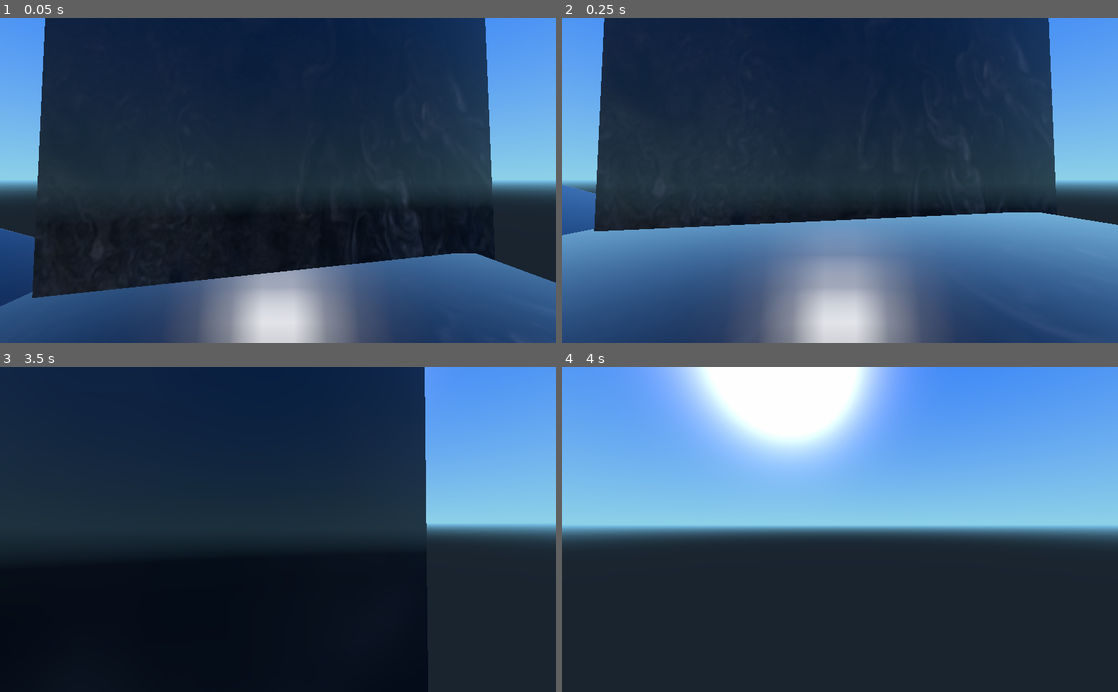
Above: before the commit, frames 1-4 (two rows, left to right).
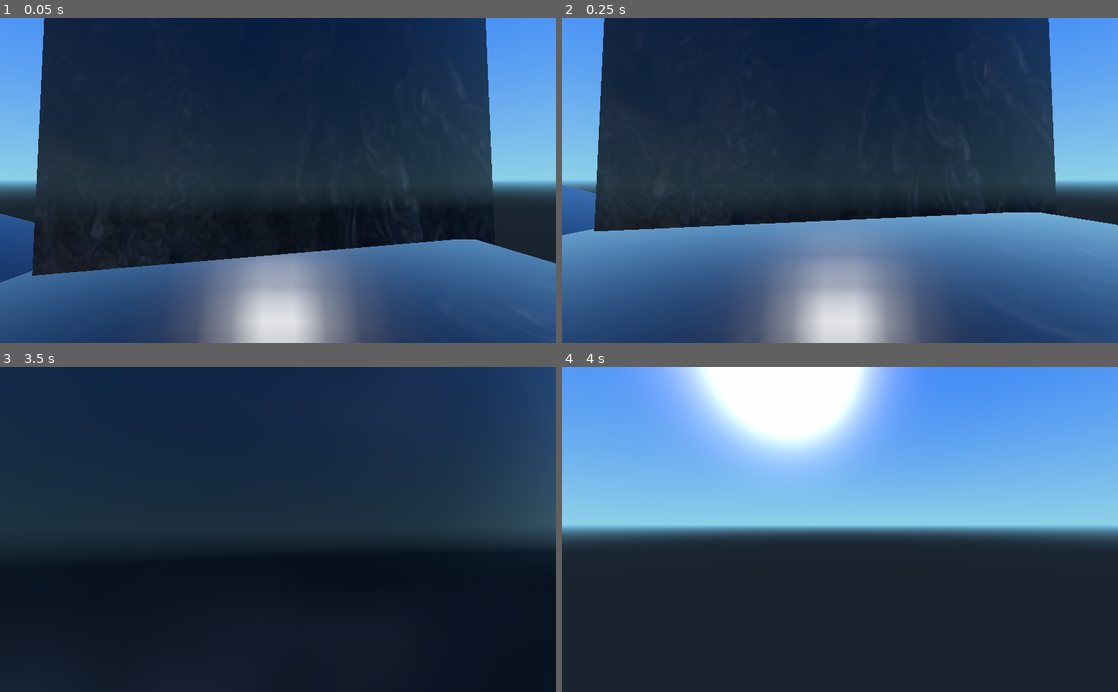
Above: after the commit, the same moments.

Repository: hashalon/Medieval
Game: Godot game, scene res://base.tscn
Same seed, same stepped clock (60 frames per second), same inputs: the game is played once before the commit and once after it.
Inputs (mouse positions are in pixels of both pictures, inside the frame that each line leads up to):
- Up to frame 1 (0.05 s): no input
- Up to frame 2 (0.25 s): no input
- Up to frame 3 (3.5 s): tap Enter at 0.5 s; move the mouse to (305, 529) at 0.52 s; press the mouse at (305, 529) at 0.53 s; hold W (up) from 0.53 s (still down); tap Space (jump) at 0.77, 1.07, 1.52, 1.55, 1.82, 2, 3.02, 3.32 s; right-click (305, 529) at 0.8 s; move the mouse to (250, 529) at 1.27 s; release the mouse at (250, 529) at 1.28 s; right-click (250, 529) at 1.35 s; move the mouse to (289, 523) at 2.02 s; hold Space (jump) 2.03-2.78 s; click (289, 523) at 2.3 s; move the mouse to (272, 536) at 2.77 s; click (272, 536) at 2.85 s; right-click (272, 536) at 3.05 s
- Up to frame 4 (4 s): keep holding W (up); move the mouse to (878, 532) at 3.52 s; hold Right mouse button (secondary) from 3.53 s (still down); tap Space (jump) at 3.77, 3.8 s

The runs differ from the first frame. In frame 1, 6.0% of the frame differs, in the area x 0-100%, y 0-89%; in frame 2, nothing differs; in frame 3, 12%, in the area x 0-100%, y 0-100%; in frame 4, nothing differs.
Error before the commit: Parse Error: The function signature doesn't match the parent. Parent signature is: "Variant initialize(Variant)". (res://character/dragonewt/CannonBall.gd:41)

Commit message:
added team setup for characters

Diff:
--- /dev/null
+++ b/Network.gd
@@ -0,0 +1,17 @@
+extends Node
+
+
+
+#func _ready():
+#	var new_player = preload('res://player/Player.tscn').instance()
+#	var id = get_tree().get_network_unique_id()
+#	new_player.name = str(id)
+#	new_player.set_network_master(id)
+#	get_tree().get_root().add_child(new_player)
+#	var info = Network.self_data
+#	new_player.init(info.name, info.position, false)
+
+func _ready():
+	# Called when the node is added to the scene for the first time.
+	# Initialization here
+	pass
--- a/base.tscn
+++ b/base.tscn
@@ -1,9 +1,9 @@
 [gd_scene load_steps=8 format=2]
 
-[ext_resource path="res://base.gd" type="Script" id=1]
+[ext_resource path="res://character/Manager.gd" type="Script" id=1]
 [ext_resource path="res://jupiter.png" type="Texture" id=2]
 [ext_resource path="res://character/Character.tscn" type="PackedScene" id=3]
-[ext_resource path="res://character/dragonewt/Dragonewt.tscn" type="PackedScene" id=4]
+[ext_resource path="res://character/knight/Knight.tscn" type="PackedScene" id=4]
 
 [sub_resource type="BoxShape" id=1]
 
@@ -71,7 +71,7 @@
 subdivide_height = 0
 subdivide_depth = 0
 
-[node name="Node" type="Node" index="0"]
+[node name="Root" type="Node" index="0"]
 
 script = ExtResource( 1 )
 
@@ -261,10 +261,6 @@
 near = 0.05
 far = 100.0
 
-[node name="Dragonewt" parent="." index="7" instance=ExtResource( 4 )]
-
-transform = Transform( 1, 0, 0, 0, 1, 0, 0, 0, 1, 0, 3.10317, 0 )
-fire_speed = 1.0
-min_charge_time = 0.1
-max_charge_time = 0.7
-hover_fall_speed = 0.1
+[node name="Knight" parent="." index="7" instance=ExtResource( 4 )]
+
+transform = Transform( 1, 0, 0, 0, 1, 0, 0, 0, 1, 0, 2.535, 0 )
--- a/character/Character.gd
+++ b/character/Character.gd
@@ -7,46 +7,15 @@
 # 3 : beta
 # 4 : gamma
 
-enum TEAM{
-	neutral,
-	alpha,
-	beta,
-	gamma
-}
-
-# attributes
-export var is_controlled = true
-export var sensitivity = Vector2(0.003, 0.0025)
-export var move_speed  = 7.5
-export var jump_speed  = 7.5
-export var gravity     = 10.0
-
-export var team   = TEAM.neutral
-export var health = 100
-
-# modifiers
-onready var current_speed = move_speed
-var can_move_head = true
-var can_move_body = true
-
-# private members
-var _velocity   = Vector3()        # velocity to apply
-var _normal     = Vector3(0, 1, 0) # normal of the ground
-var _push_force = Vector3()        # force to apply to the body
-var _jump_timer = 0                # reaction timer for jumping
-
-# nodes...
-onready var root_node    = get_tree().get_root()
-onready var _camera_node = $Camera
-onready var _feet_node   = $Feet
-onready var _model_node  = $Model
+enum  TEAM{ neutral, alpha, beta, gamma }
+const MANAGER = preload('res://character/Manager.gd')
 
 # constants
 const REACTION_TIME   = 0.2
 const MAX_SLIDES      = 4
 const STEEP_SLOPE     = deg2rad(45)
 const MAX_ANGLE       = deg2rad(90)
-const EPSILON_IMPULSE = 0.1
+const EPSILON_IMPULSE = 0.2
 # inertia of objects on the ground and in the air
 const INERTIA_GROUND = 0.9
 const INERTIA_AIR    = 0.99
@@ -56,12 +25,42 @@
 # angle of direction to tell if the character can run forward
 const RUN_ANGLE_LIMIT = deg2rad(90 - (70/2))
 
+# attributes
+export var is_controlled = true
+export var sensitivity = Vector2(0.003, 0.0025)
+export var move_speed  = 7.5
+export var jump_speed  = 7.5
+export var gravity     = 10.0
+
+export(TEAM) var team = TEAM.neutral
+export var health = 100
+
+# modifiers
+onready var current_speed = move_speed
+var can_move_head = true
+var can_move_body = true
+
+# private members
+var _velocity   = Vector3()        # velocity to apply
+var _normal     = Vector3(0, 1, 0) # normal of the ground
+var _push_force = Vector3()        # force to apply to the body
+var _jump_timer = 0                # reaction timer for jumping
+
+# nodes...
+onready var manager = get_tree().get_root().get_node('Root')
+onready var _camera_node = $Camera
+onready var _feet_node   = $Feet
+onready var _model_node  = $Model
+
+
+
 # when the character is created
 func _ready():
 	if is_controlled:
-		capture_mouse()
-		_model_node.visible = false
-		_camera_node.make_current()
+		make_controllable()
+	if team != TEAM.neutral:
+		set_team(team)
+	manager.add_character(self)
 
 # manage mouse movements
 func _input(event):
@@ -73,18 +72,9 @@
 		_camera_node.rotation.x = clamp(_camera_node.rotation.x
 			- event.relative.y * sensitivity.y, -MAX_ANGLE, MAX_ANGLE)
 
-	if Input.is_key_pressed(KEY_ESCAPE):
-		get_tree().quit()
-
-
 
 # physic synchronized update function
 func _process(delta):
-	# TODO:... when we press the escape key, release the mouse
-	if Input.is_key_pressed(KEY_ESCAPE):
-		release_mouse()
-		is_controlled = false
-		get_tree().quit()
 
 	# check for ground normal
 	if _feet_node.is_colliding():
@@ -101,6 +91,9 @@
 	_velocity += _push_force
 	_push_force = Vector3()
 	move_and_slide(_velocity, _normal, current_speed / 2, MAX_SLIDES, STEEP_SLOPE)
+
+	# check health
+	if health <= 0: die()
 
 
 # process the inputs to get the direction of movement
@@ -175,6 +168,23 @@
 	health      -= damage
 	if health < 0: health = 0
 
+# set this character as the controlled one
+func make_controllable():
+	is_controlled = true
+	MANAGER.capture_mouse()
+	_model_node.visible = false
+	_camera_node.make_current()
+
+# set the team of the character
+func set_team(team):
+	self.team = team
+	# TODO: change collider layer and weapon masks...
+
+# kill the character
+func die():
+	manager.remove_character(self)
+	is_controlled = false
+
 # allow to set both head and body control in one call
 func set_head_body_move(v):
 	can_move_head = v
@@ -205,14 +215,6 @@
 func get_emitter(): return _camera_node.global_transform.origin
 
 ## STATIC FUNCTIONS ##
-
-# capture and release mouse
-static func capture_mouse():
-	Input.set_mouse_mode(Input.MOUSE_MODE_HIDDEN)
-	Input.set_mouse_mode(Input.MOUSE_MODE_CAPTURED)
-
-static func release_mouse():
-	Input.set_mouse_mode(Input.MOUSE_MODE_VISIBLE)
 
 # return true if the angle is in the defined range
 static func in_angular_range(angle):
--- a/base.gd
+++ b/character/Manager.gd
@@ -1,20 +1,35 @@
 extends Node
 
+# camera to use when no character is controlled
+onready var _camera_node = $Camera
+
+# store the currently controlled character
+var _current_character = null
 # store all characters in the scene here
 var _characters = {}
 
 func _ready():
+	#_camera_node.make_current()
 	pass
 
+# manage mouse movements
+func _input(event):
+	if Input.is_key_pressed(KEY_ESCAPE):
+		get_tree().quit()
+
 func _process(delta):
-	#$Camera.make_current()
 	pass
 
 func add_character(character):
 	_characters[character] = true
+	if character.is_controlled:
+		_current_character = character
 
 func remove_character(character):
 	_characters.erase(character)
+	if character.is_controlled:
+		_current_character = null
+		_camera_node.make_current()
 
 # return the list of characters of specified team in the given radius
 func get_characters(team, position, radius):
@@ -24,6 +39,16 @@
 			out.append(c)
 	return out
 
+## STATIC FUNCTIONS ##
+
+# capture and release mouse
+static func capture_mouse():
+	Input.set_mouse_mode(Input.MOUSE_MODE_HIDDEN)
+	Input.set_mouse_mode(Input.MOUSE_MODE_CAPTURED)
+
+static func release_mouse():
+	Input.set_mouse_mode(Input.MOUSE_MODE_VISIBLE)
+
 #func _ready():
 #	var new_player = preload('res://player/Player.tscn').instance()
 #	var id = get_tree().get_network_unique_id()
--- a/character/Projectile.gd
+++ b/character/Projectile.gd
@@ -6,7 +6,9 @@
 var _player   = null
 var _velocity = Vector3()
 
-const EPSILON_IMPULSE = 0.1
+const CHARACTER       = preload('res://character/Character.gd')
+const EPSILON_IMPULSE = CHARACTER.EPSILON_IMPULSE
+
 
 func _process(delta):
 	# restrict the life time of the projectile
@@ -27,6 +29,12 @@
 	# set movement of the projectile
 	_velocity = _player.get_forward_look() * move_speed
 
+	# update the collision mask of the projectile
+	match _player.team:
+		CHARACTER.TEAM.alpha: set_collision_mask_bit(2, false)
+		CHARACTER.TEAM.beta:  set_collision_mask_bit(3, false)
+		CHARACTER.TEAM.gamma: set_collision_mask_bit(4, false)
+
 # destroy the projectile once its life is over
 func destroy():
 	queue_free()
--- a/character/dragonewt/CannonBall.gd
+++ b/character/dragonewt/CannonBall.gd
@@ -23,6 +23,10 @@
 	global_translate(_velocity * delta)
 	look_at(global_transform.origin + _velocity, Vector3(0, 1, 0))
 
+	._process(delta)
+
+# detect collision for explosions
+func _physics_process(delta):
 	# detect collisions
 	if is_colliding():
 		var obj = get_collider()
@@ -36,12 +40,16 @@
 
 		destroy()
 
-	._process(delta)
-
 func initialize(player, power_ratio):
 	.initialize(player)
 	_velocity   *= power_ratio
 	_power_ratio = power_ratio
+
+	# update the collision mask of the projectile
+	match _player.team:
+		CHARACTER.TEAM.alpha: _explosion_zone.set_collision_mask_bit(2, false)
+		CHARACTER.TEAM.beta:  _explosion_zone.set_collision_mask_bit(3, false)
+		CHARACTER.TEAM.gamma: _explosion_zone.set_collision_mask_bit(4, false)
 
 # explode and damage enemies in the radius
 func destroy():
--- a/character/dragonewt/Dragonewt.gd
+++ b/character/dragonewt/Dragonewt.gd
@@ -7,9 +7,10 @@
 export var fire_force  = 2.0
 export var fire_speed  = 1.0
 # secondary fire
-export var min_charge_time = 0.1 # minimal charge amount
-export var max_charge_time = 0.7 # how long it takes to fully charge the cannon
-export var cannon_pushback = 10.0
+export var min_charge_time  = 0.05 # minimal charge amount
+export var max_charge_time  = 2.0  # how long it takes to fully charge the cannon
+export var cannon_pushback  = 10.0
+export var min_charge_ratio = 0.5  # how powerfull is the cannon ball when minimal charge is applied
 # hovering
 export var hover_fall_speed = 0.1
 
@@ -50,8 +51,10 @@
 			if _charge_timer > max_charge_time:
 				_cannon_ball(1)
 			else:
-				var ratio = _charge_timer / max_charge_time
-				_cannon_ball(ratio)
+				# charge ratio => power amount
+				var ratio = (_charge_timer - min_charge_time) / (max_charge_time - min_charge_time)
+				var power = min_charge_ratio + ratio * (1 - min_charge_ratio)
+				_cannon_ball(power)
 
 		_is_charging  = false
 		_charge_timer = 0
@@ -72,7 +75,17 @@
 
 	._process(delta)
 
-
+# set team of character
+func set_team(team):
+	.set_team(team)
+	var nb_bit = -1
+	match team:
+		TEAM.alpha: nb_bit = 2
+		TEAM.beta:  nb_bit = 3
+		TEAM.gamma: nb_bit = 4
+	if nb_bit != -1:
+		for ray in _rays:
+			ray.set_collision_mask_bit(nb_bit, false)
 
 # throw a lightning bolt
 func _fire_sparks():
@@ -96,7 +109,7 @@
 	# apply damages
 	for character in characters:
 		var ratio = characters[character]
-		apply_damage(ratio * fire_damage, get_forward_look() * ratio * fire_force)
+		character.apply_damage(ratio * fire_damage, get_forward_look() * ratio * fire_force)
 
 # fire a cannon-ball
 func _cannon_ball(power_ratio):
--- a/character/dragonewt/Dragonewt.tscn
+++ b/character/dragonewt/Dragonewt.tscn
@@ -91,9 +91,13 @@
 team = 0
 health = 100
 fire_damage = 8
-fire_force = 2
+fire_force = 2.0
+fire_speed = 1.0
+min_charge_time = 0.1
+max_charge_time = 0.7
 cannon_pushback = 10.0
-hover_fall = 0.1
+min_charge_ratio = 0.5
+hover_fall_speed = 0.1
 
 [node name="Camera" type="Camera" parent="." index="0"]
 
--- a/character/knight/Knight.gd
+++ b/character/knight/Knight.gd
@@ -11,14 +11,15 @@
 
 # sword attributes
 export var sword_damage = 50
-export var sword_force  = 5.0
-export var sword_speed  = 1.0
+export var sword_force  = 10.0
+export var sword_speed  = 0.25
 
 export var downthrust_speed = 10
 
 # private members
 var _swing_left    = false
 var _swing_timer   = 0
+var _swing_hit     = false
 var _shield_raised = false
 var _charge_timer  = 0
 
@@ -26,8 +27,8 @@
 onready var _sword_zone  = $Camera/Sword
 
 
-const ALMOST_ONE = 0.99
-
+const ALMOST_ONE   = 0.99
+const SHIELD_ANGLE = 50   # angle of protection provided by the shield
 
 #func _ready():
 #	._ready()
@@ -42,14 +43,18 @@
 	current_speed  = move_speed
 
 	if _swing_timer > 0:
+		# when the sword reach the middle, apply the hit
+		if _swing_timer <= sword_speed / 2 and not _swing_hit:
+			_swipe_sword(_swing_left)
+			_swing_left = not _swing_left
+			_swing_hit  = true
 		_swing_timer -= delta
+	elif not Input.is_action_pressed('attack'):
+		_swing_left = true
 
 	# if we are charging
 	if _charge_timer > 0:
 		_charge_timer -= delta
-
-		# detect enemies on the path and collide with them
-		_push_enemies()
 
 		# when the timer end, stop the charge
 		if _charge_timer <= 0: _charge_end()
@@ -66,16 +71,26 @@
 	elif Input.is_action_pressed('attack'):
 		# alternate the direction of swing
 		if _swing_timer <= 0:
-			_swipe_sword(_swing_left)
-			_swing_left  = not _swing_left
 			_swing_timer = sword_speed
-
-	else:
-		# simply reset the direction of swing
-		_swing_left = true
+			_swing_hit   = false
 
 	._process(delta)
 
+# we need to use a synchronized process for the charge
+func _physics_process(delta):
+	if not is_controlled: return
+
+	# detect enemies on the path and collide with them
+	if _charge_timer > 0:
+		_push_enemies()
+
+# set team of character
+func set_team(team):
+	.set_team(team)
+	match team:
+		TEAM.alpha: _sword_zone.set_collision_mask_bit(2, false)
+		TEAM.beta:  _sword_zone.set_collision_mask_bit(3, false)
+		TEAM.gamma: _sword_zone.set_collision_mask_bit(4, false)
 
 # setup the character to start a charge
 func _charge_begin():
@@ -123,8 +138,8 @@
 
 # swipe the sword and push-damage the enemies
 func _swipe_sword(swipe_left):
-	var dir = Vector3(1, 0, 0)
-	if swipe_left: dir = Vector3(-1, 0, 0)
+	var dir = Vector3(1, EPSILON_IMPULSE, -EPSILON_IMPULSE)
+	if swipe_left: dir.x = -1
 	var force = _camera_node.global_transform.basis.xform(dir) * sword_force
 
 	# apply damage and push force to all bodies in the zone
@@ -136,5 +151,21 @@
 
 ## public methods ##
 func apply_damage(damage, force):
-	# TODO: check direction of force when shield is raised
-	.apply_damage(damage, force)
+	# no shield => nothing to do in particular
+	if not _shield_raised:
+		.apply_damage(damage, force)
+		return
+
+	# if the force is purely vertical, don't apply damages
+	if force.x == 0 and force.z == 0:
+		return
+
+	# check direction of force
+	var dir1 = global_transform.basis.xform(Vector3(0, 0, -1))
+	var dir2 = -force
+	# flatten the directions
+	dir1.y = 0
+	dir2.y = 0
+	# check the angle between the two directions
+	if dir1.angle_to(dir2) > SHIELD_ANGLE:
+		.apply_damage(damage, force)
--- a/character/knight/Knight.tscn
+++ b/character/knight/Knight.tscn
@@ -2,9 +2,10 @@
 
 [ext_resource path="res://character/knight/Knight.gd" type="Script" id=1]
 
-[sub_resource type="SphereShape" id=1]
+[sub_resource type="CapsuleShape" id=1]
 
-radius = 0.6
+radius = 1.5
+height = 2.5
 
 [sub_resource type="CapsuleShape" id=2]
 
@@ -92,7 +93,7 @@
 move_speed = 7.5
 jump_speed = 7.5
 gravity = 10.0
-team = 0
+team = null
 health = 100
 shield_speed = 3.0
 charge_speed = 50.0
@@ -100,7 +101,8 @@
 charge_damage = 30
 charge_force = 10.0
 sword_damage = 50
-sword_force = 5.0
+sword_force = 10.0
+sword_speed = 0.25
 downthrust_speed = 10
 
 [node name="Camera" type="Camera" parent="." index="0"]
@@ -146,7 +148,7 @@
 
 [node name="range" type="CollisionShape" parent="Camera/Sword" index="0"]
 
-transform = Transform( 1, 0, 0, 0, 1, 0, 0, 0, 1, 0, 0, -1 )
+transform = Transform( -1.62921e-07, 0, 1, 0, 1, 0, -1, 0, -1.62921e-07, 0, 0, -1 )
 shape = SubResource( 1 )
 disabled = false
 _sections_unfolded = [ "Transform" ]
--- a/character/rogue/Arrow.gd
+++ b/character/rogue/Arrow.gd
@@ -4,7 +4,7 @@
 export var impact_force  = 15.0
 
 # maybe use _physics_process to detect collisions
-func _process(delta):
+func _physics_process(delta):
 	# detect collisions
 	if is_colliding():
 		var obj = get_collider()
@@ -19,5 +19,3 @@
 		destroy()
 	# move the projectile
 	global_translate(_velocity * delta)
-
-	._process(delta)
--- a/character/rogue/Rogue.gd
+++ b/character/rogue/Rogue.gd
@@ -65,6 +65,10 @@
 
 	._process(delta)
 
+# set team of character
+#func set_team(team):
+#	.set_team(team)
+
 # hook and unhook
 func _hook_begin():
 	can_move_body = false
--- a/character/rogue/Rogue.tscn
+++ b/character/rogue/Rogue.tscn
@@ -90,6 +90,7 @@
 gravity = 10.0
 team = 0
 health = 100
+fire_speed = 1.0
 hook_speed = 200.0
 
 [node name="Camera" type="Camera" parent="." index="0"]
--- a/character/wizard/MagicBall.gd
+++ b/character/wizard/MagicBall.gd
@@ -9,12 +9,7 @@
 
 # maybe use _physics_process to detect collisions
 func _process(delta):
-	# detect collisions
-	if is_colliding():
-		var obj = get_collider()
-		if not obj.is_class("Character"):
-			# bounce of walls only
-			bounce(get_collision_normal())
+
 	# move the projectile
 	global_translate(_velocity * delta)
 
@@ -26,6 +21,23 @@
 
 	._process(delta)
 
+func _physics_process(delta):
+	# detect collisions
+	if is_colliding():
+		var obj = get_collider()
+		if not obj.is_class("Character"):
+			# bounce of walls only
+			bounce(get_collision_normal())
+
+func initialize(player, power_ratio):
+	.initialize(player)
+
+	# update the collision mask of the projectile
+	match _player.team:
+		CHARACTER.TEAM.alpha: _damage_zone.set_collision_mask_bit(2, false)
+		CHARACTER.TEAM.beta:  _damage_zone.set_collision_mask_bit(3, false)
+		CHARACTER.TEAM.gamma: _damage_zone.set_collision_mask_bit(4, false)
+
 # make the ball bounce of the plane defined by the given normal
 func bounce(normal):
 	var dir = -_velocity.reflect(normal).normalized()
--- a/character/wizard/MagicBall.tscn
+++ b/character/wizard/MagicBall.tscn
@@ -15,7 +15,7 @@
 
 radius = 0.525128
 
-[node name="MagicBall" type="RayCast" index="0"]
+[node name="MagicBall" type="RayCast"]
 
 enabled = true
 exclude_parent = false
--- a/character/wizard/Wizard.gd
+++ b/character/wizard/Wizard.gd
@@ -7,7 +7,10 @@
 # lightning bolts
 export var bolt_charge_time = 1.0
 export var bolt_dps         = 20
-export var bolt_move_speed  = 3.0
+export var bolt_move_speed  = 2.0
+
+# magic ball
+export var magic_ball_time = 2.0
 
 # downthrust attack
 export var downthrust_speed  = 2.0
@@ -16,6 +19,7 @@
 
 # private members
 var _bolt_charge_timer = 0
+var _magic_ball_timer  = 0
 var _is_downthrusting  = false
 
 # nodes...
@@ -32,18 +36,13 @@
 # regular update function
 func _process(delta):
 
+	if _magic_ball_timer > 0:
+		_magic_ball_timer -= delta
+
 	current_speed = move_speed
 
-	# firing lightning bolts
-	if Input.is_action_pressed('primary'):
-		current_speed = bolt_move_speed
-		if _bolt_charge_timer <= 0:
-			_lightning_bolt(delta)
-		else:
-			_bolt_charge_timer -= delta
-
 	# if we are downthrusting
-	elif _is_downthrusting:
+	if _is_downthrusting:
 		_velocity.y -= downthrust_speed * delta
 		if is_grounded():
 			_is_downthrusting = false
@@ -54,16 +53,40 @@
 		_is_downthrusting = true
 		_velocity.y = -downthrust_speed
 
-	# fire a lightning bolt (shotgun like)
+	# fire lightning bolts like
 	elif Input.is_action_just_pressed('attack'):
 		_bolt_charge_timer = bolt_charge_time
 
+	# firing lightning bolts
+	elif Input.is_action_pressed('attack'):
+		current_speed = bolt_move_speed
+		if _bolt_charge_timer > 0:
+			_bolt_charge_timer -= delta
+		else:
+			_lightning_bolt(delta)
+
 	# throw a magic-ball that bound against walls (MisterMV)
 	elif Input.is_action_just_pressed('secondary'):
-		_magic_ball()
+		if _magic_ball_timer <= 0:
+			_magic_ball_timer = magic_ball_time
+			_magic_ball()
 
 	._process(delta)
 
+
+# set team of character
+func set_team(team):
+	.set_team(team)
+	match team:
+		TEAM.alpha:
+			_bolt_zone  .set_collision_mask_bit(2, false)
+			_impact_zone.set_collision_mask_bit(2, false)
+		TEAM.beta:
+			_bolt_zone  .set_collision_mask_bit(3, false)
+			_impact_zone.set_collision_mask_bit(3, false)
+		TEAM.gamma:
+			_bolt_zone  .set_collision_mask_bit(4, false)
+			_impact_zone.set_collision_mask_bit(4, false)
 
 # throw continuous lightning bolts
 func _lightning_bolt(delta):
--- a/character/wizard/Wizard.tscn
+++ b/character/wizard/Wizard.tscn
@@ -99,7 +99,10 @@
 gravity = 10.0
 team = 0
 health = 100
-bolt_damage = 8
+bolt_charge_time = 1.0
+bolt_dps = 20
+bolt_move_speed = 2.0
+magic_ball_time = 2.0
 downthrust_speed = 2.0
 downthrust_damage = 20
 downthrust_force = 15.0
